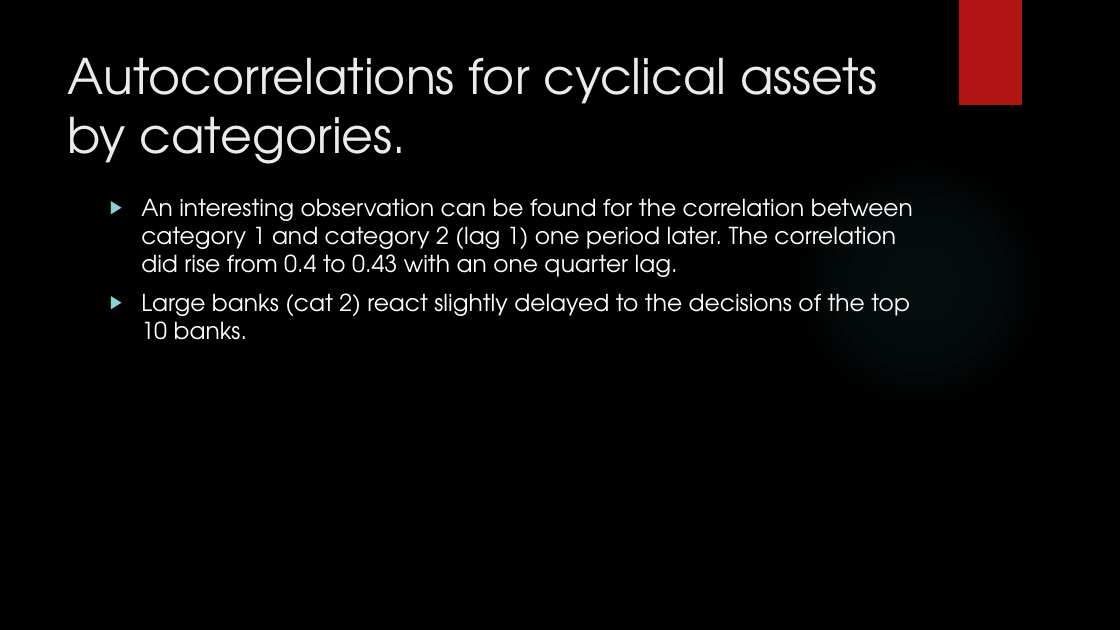
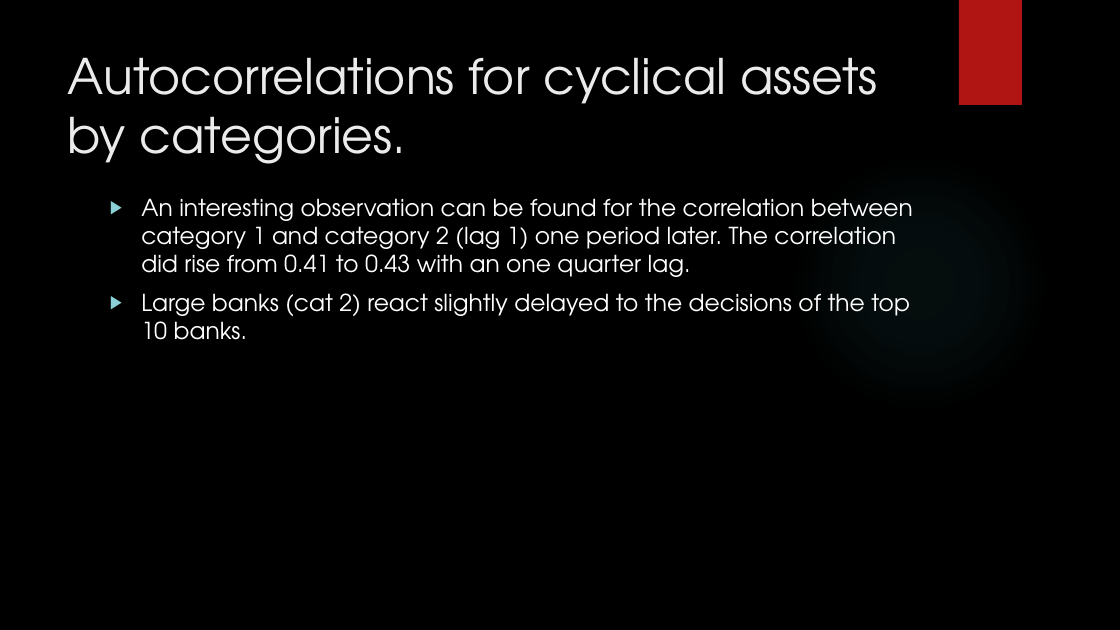
Before and after one commit to Alex-Telonic/BachelorThesisASch, a slide deck: slide 10 of Präsentation/US Commercial Banks.pptx. Drawn at 1120x630 pixels with LibreOffice and Linux fonts; fonts in the diff are those of the drawing; background and template pictures are left out. Boxes give left, top, right and bottom in pixels: in the first picture for what was removed or moved away, otherwise in the second. Text is boxed around its words. In the diff, an @@ line names an element or a change of style, - is before the commit and + after.

```diff
--- a/Präsentation/US Commercial Banks.pptx
+++ b/Präsentation/US Commercial Banks.pptx
@@ text at box(141, 198, 913, 277): text changed @@
-▶ An interesting observation can be found for the correlation between category 1 and category 2 (lag 1) one period later. The correlation did rise from 0.4 to 0.43 with an one quarter lag.
+▶ An interesting observation can be found for the correlation between category 1 and category 2 (lag 1) one period later. The correlation did rise from 0.41 to 0.43 with an one quarter lag.
```
Also in this commit, not shown: 3 other slides changed, 10 other files.
